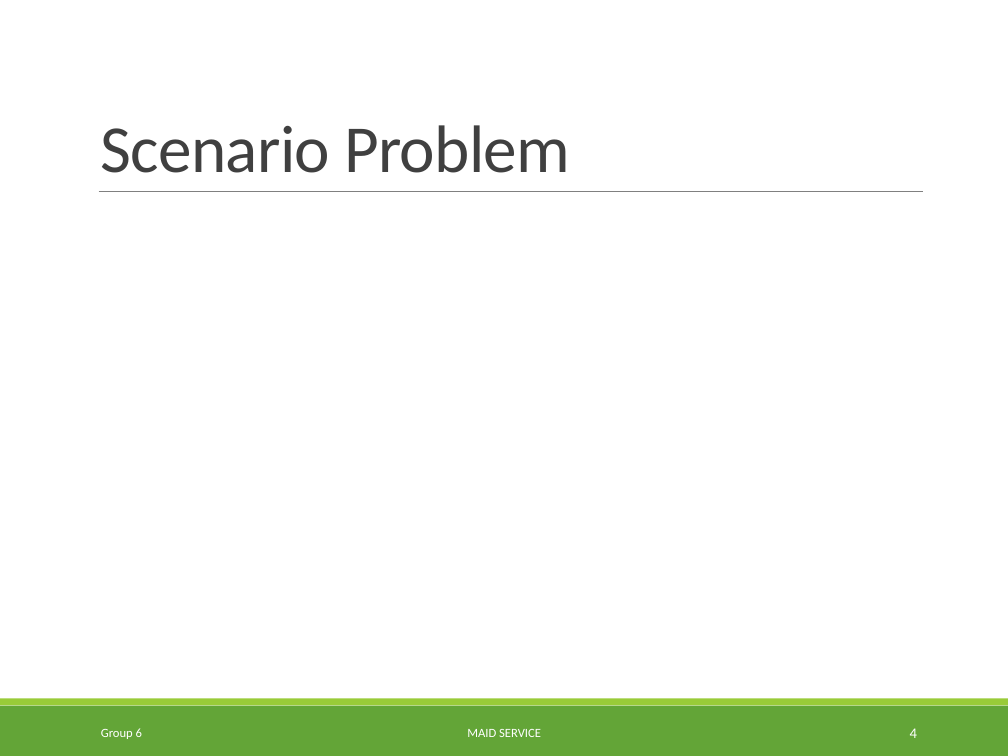
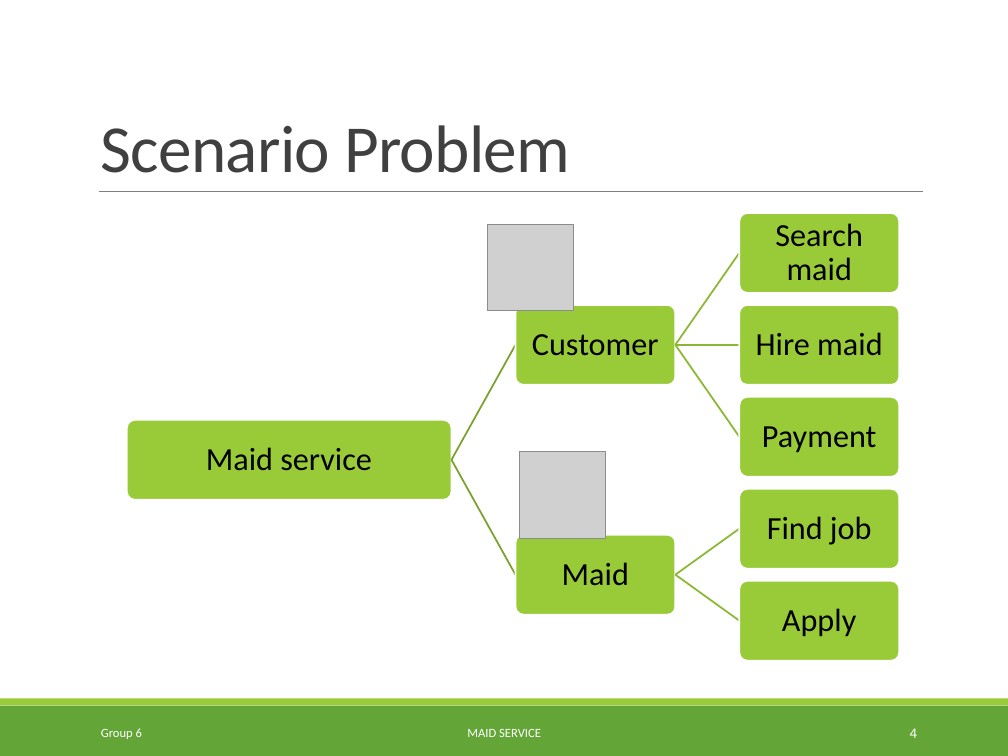
Before and after one commit to TuanBT/ms-website, a slide deck: slide 4 of 06.Personal Archives/02.TuyenMQ/MS_Slide.pptx. Drawn at 1008x756 pixels with LibreOffice and Linux fonts; fonts in the diff are those of the drawing; grey boxes stand for pictures; background and template pictures are left out. Boxes give left, top, right and bottom in pixels: in the first picture for what was removed or moved away, otherwise in the second. Text is boxed around its words. In the diff, an @@ line names an element or a change of style, - is before the commit and + after.

```diff
--- a/06.Personal Archives/02.TuyenMQ/MS_Slide.pptx
+++ b/06.Personal Archives/02.TuyenMQ/MS_Slide.pptx
@@ picture added at [487, 224, 574, 310] @@
@@ picture added at [519, 452, 606, 538] @@
@@ group added at [127, 213, 899, 660]: 8 rounded rectangles, 8 texts, 7 freeform shapes @@
+Maid service
+Customer
+Search maid
+Hire maid
+Payment
+Maid
+Find job
+Apply
```
Also in this commit, not shown: 10 other slides changed, 9 slides added, 2 slides removed.
